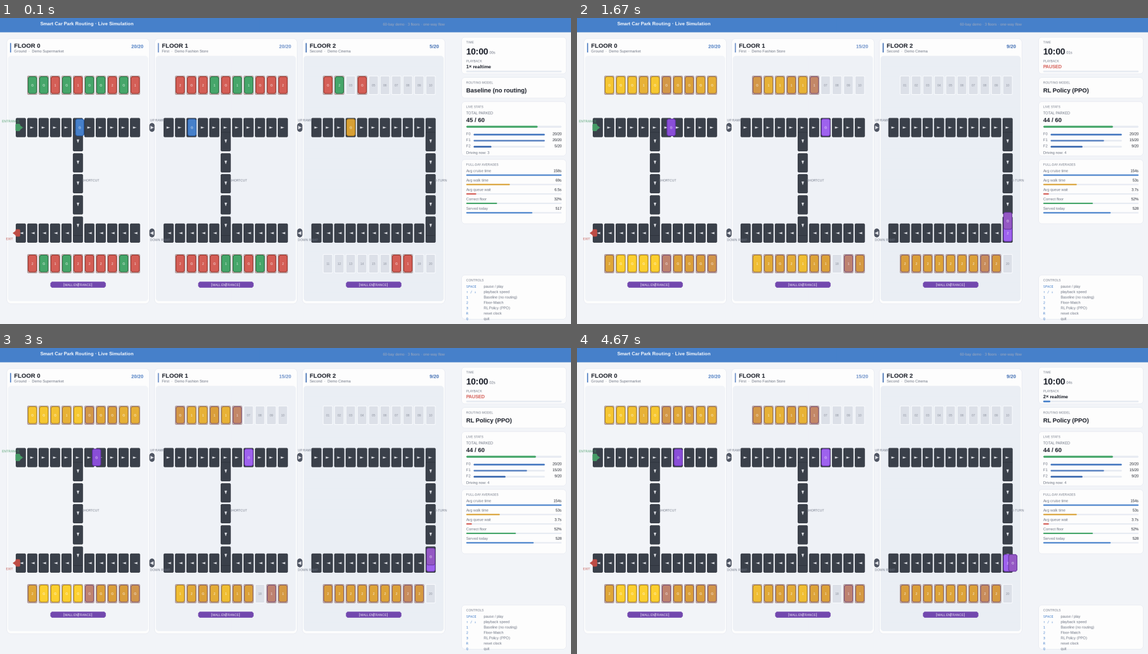
Above: before the commit, frames 1-4 (two rows, left to right).
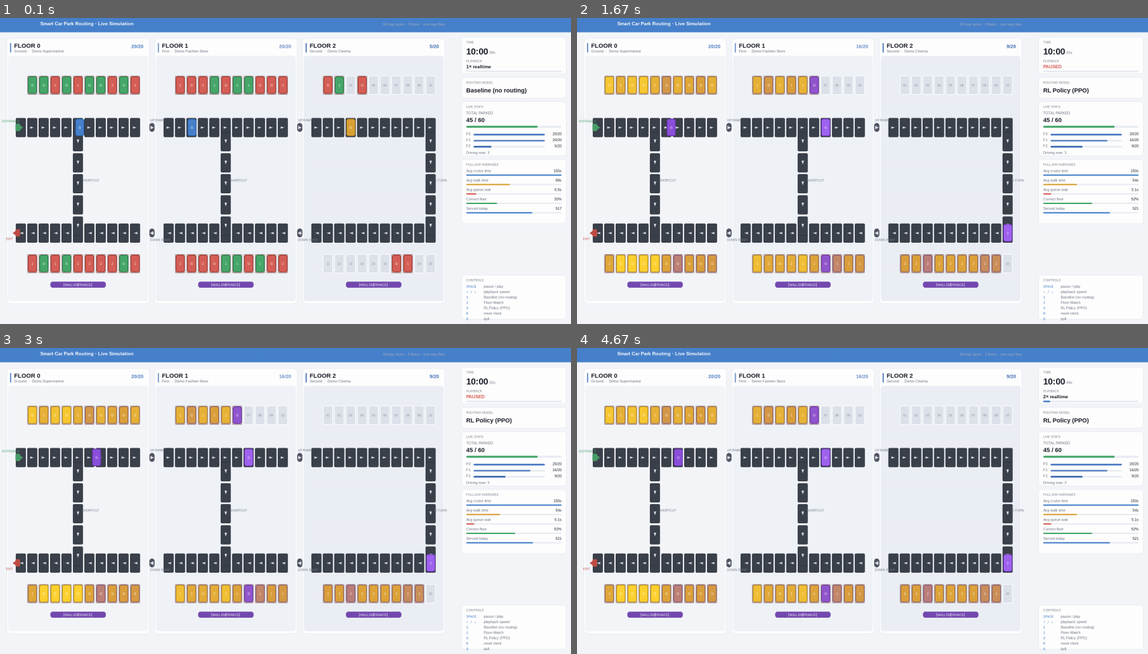
Above: after the commit, the same moments.

Repository: BVarvill/wpark-smart-routing
Game: pygame game, started from simulation/demo_pygame.py
The game is run twice, just before and just after one commit, with the same random seed, the same clock (stepped at 60 frames per second) and the same inputs.
Inputs:
- Up to frame 1 (0.1 s): no input
- Up to frame 2 (1.67 s): hold Up 0.33-0.8 s; tap 3 at 0.83, 1.32 s; hold Down 1.17-1.47 s; tap Space at 1.23, 1.57 s; hold Up from 1.5 s (still down)
- Up to frame 3 (3 s): release Up at 1.87 s; hold Down 1.9-2.27 s; tap Space at 1.97, 2.37, 2.7 s; tap 2 at 2.05 s; hold Up 2.3-2.6 s; tap 3 at 2.45 s; hold Down 2.63-2.93 s; hold Up from 2.97 s (still down)
- Up to frame 4 (4.67 s): tap Space at 3.03, 3.43, 3.83, 4.17, 4.5 s; tap 2 at 3.12, 4.25 s; release Up at 3.33 s; hold Down 3.37-3.73 s; tap 3 at 3.52, 4.58 s; hold Up 3.77-4.07 s; hold Down 4.1-4.4 s; hold Up from 4.43 s (still down)

The runs differ from the first frame. In frame 1, less than 0.1% of the frame differs, in the area x 97-98%, y 49-51%; in frame 2, 1.0%; in frame 3, 1.0%; in frame 4, 1.0%, in the area x 6-99%, y 8-84%.

Commit message:
Fix cellular path bugs; deduplicate demo/scaled path builders
Two physics bugs found while writing invariant tests: floor-2 cars
re-traversed the whole TOP_F2 lane on exit (duplicate extend after
the bay-to-east cells), and the 60-bay demo omitted the per-floor
ramp length that the scaled builder included, understating
upper-floor cruise times. The demo path builders are now thin
wrappers over the parametric scaled ones instead of ~200 duplicated
lines. Also removes unused back-compat aliases.

Diff:
--- a/simulation/carpark.py
+++ b/simulation/carpark.py
@@ -237,7 +237,6 @@
 #   DOWN — near the exit, used when driving DOWN to leave from floors 1-2
 UP_RAMP_XY   = (72, 92)       # up-ramp slightly away from the entrance
 DOWN_RAMP_XY = (25, 48)       # down-ramp close to the exit
-RAMP_XY      = UP_RAMP_XY     # backward-compat alias (old code referenced RAMP_XY)
 
 # ── Physics constants ───────────────────────────────────────────────────────
 # These are THE numbers the whole simulation is built on. Everything else
@@ -561,9 +560,6 @@
 
     return CarPark(name="WPark Car Park A", floors=floors)
 
-
-# Backward-compat alias
-build_baker_street_carpark = build_carpark
 
 
 # ═══════════════════════════════════════════════════════════════════════════
@@ -630,23 +626,6 @@
 DEMO_SHOP_EXIT_XY   = (50, 3)      # mall entrance — south-centre of each grid
 DEMO_STAIRS_XY      = (50, 3)      # stairs next to mall entrance
 
-# ── Backwards-compat aliases (for old render code that imports them) ──
-# These are no longer used by the main pygame renderer but exist so
-# older imports don't crash.
-DEMO_UP_RAMP_XY     = (DEMO_EAST_X, DEMO_TOP_PATH_Y)
-DEMO_UP_RAMP_Y_LO   = DEMO_BOTTOM_PATH_Y
-DEMO_UP_RAMP_Y_HI   = DEMO_TOP_PATH_Y
-DEMO_DOWN_RAMP_XY   = (DEMO_SHORTCUT_X, DEMO_BOTTOM_PATH_Y)
-DEMO_DOWN_RAMP_Y_LEN = 8
-DEMO_LANE_TOP_Y     = DEMO_TOP_PATH_Y
-DEMO_LANE_BOT_Y     = DEMO_BOTTOM_PATH_Y
-DEMO_LANE_RIGHT_X   = DEMO_EAST_X
-DEMO_RAMP_RADIUS    = 5.0
-DEMO_RAMP_NORTH_POLE = (DEMO_EAST_X, DEMO_TOP_PATH_Y)
-DEMO_RAMP_STUB_X    = DEMO_EAST_X
-DEMO_WEST_CONN_X    = DEMO_WEST_X
-DEMO_EAST_CONN_X    = DEMO_EAST_X
-
 # ─── Lane segments (Option A queuing) ────────────────────────────────────
 # Passage times are the minimum time (seconds) a car occupies each segment
 # when the segment is clear.  Derived from physical length / CAR_SPEED_MPS.
@@ -724,118 +703,20 @@
 
 def _demo_entry_cells(row: str, floor: int, bay_cell_idx: int,
                       lanes: Dict[str, Lane]) -> List[LaneCell]:
-    """Pre-compute the full cell path a car takes to reach this bay.
-
-    Starts at TOP_F0 cell 0 (entry) and ends at the bay's approach cell.
-    """
-    path: List[LaneCell] = []
-    if row == "TOP":
-        # Drive east on TOP of each floor until the destination floor,
-        # then stop at the bay's approach cell.
-        for fl in range(floor + 1):
-            top = lanes[f"TOP_F{fl}"]
-            if fl < floor:
-                path.extend(top.cells)           # full lane traversal
-            else:
-                path.extend(top.cells[:bay_cell_idx + 1])
-        return path
-
-    # BOT row — two routes: shortcut or F2 U-turn
-    use_shortcut = (floor < 2
-                    and bay_cell_idx >= DEMO_SHORTCUT_CELL_IDX)
-    # bay_cell_idx is on BOT (east-to-west indexing), so >= 5 means west of x=50
-
-    if use_shortcut:
-        # TOP_F0 → ... → TOP_Ffloor[0..5] → SHORTCUT_Ffloor → BOT_Ffloor[5..bay]
-        for fl in range(floor + 1):
-            top = lanes[f"TOP_F{fl}"]
-            if fl < floor:
-                path.extend(top.cells)
-            else:
-                path.extend(top.cells[:DEMO_SHORTCUT_CELL_IDX + 1])
-        path.extend(lanes[f"SHORTCUT_F{floor}"].cells)
-        bot = lanes[f"BOT_F{floor}"]
-        # Arrives at BOT cell 5 (x=50) — the shortcut-bottom junction
-        for i in range(DEMO_SHORTCUT_CELL_IDX, bay_cell_idx + 1):
-            path.append(bot.cells[i])
-        return path
-
-    # U-turn route: full TOP traversal across all 3 floors, UTURN_F2,
-    # BOT traversal from F2 west back to destination floor.
-    for fl in range(3):
-        path.extend(lanes[f"TOP_F{fl}"].cells)
-    path.extend(lanes["UTURN_F2"].cells)
-    # BOT_F2 starts at cell 0 (x=95, east end)
-    bot2 = lanes["BOT_F2"]
-    if floor == 2:
-        for i in range(bay_cell_idx + 1):
-            path.append(bot2.cells[i])
-        return path
-    path.extend(bot2.cells)   # full F2 traversal
-    bot1 = lanes["BOT_F1"]
-    if floor == 1:
-        for i in range(bay_cell_idx + 1):
-            path.append(bot1.cells[i])
-        return path
-    path.extend(bot1.cells)
-    bot0 = lanes["BOT_F0"]
-    for i in range(bay_cell_idx + 1):
-        path.append(bot0.cells[i])
-    return path
+    """Full cell path from TOP_F0 cell 0 (entry) to the bay's approach cell.
+    The 60-bay demo is the scaled layout with 10 bays/row and the
+    shortcut at the midpoint cell."""
+    return _scaled_entry_cells(row, floor, bay_cell_idx, lanes,
+                               DEMO_SHORTCUT_CELL_IDX, 10)
 
 
 def _demo_exit_cells(row: str, floor: int, bay_cell_idx: int,
                      lanes: Dict[str, Lane]) -> List[LaneCell]:
-    """Pre-compute the full cell path from the bay's approach cell to USCITA.
-    The first cell in the list IS the approach cell (the car's current
-    position when it starts exiting)."""
-    path: List[LaneCell] = []
-
-    if row == "TOP":
-        top = lanes[f"TOP_F{floor}"]
-        if floor < 2 and bay_cell_idx <= DEMO_SHORTCUT_CELL_IDX:
-            # Use this floor's shortcut — drive east from bay cell to cell 5
-            for i in range(bay_cell_idx, DEMO_SHORTCUT_CELL_IDX + 1):
-                path.append(top.cells[i])
-            path.extend(lanes[f"SHORTCUT_F{floor}"].cells)
-            # BOT_Ffloor from cell 5 west to cell 10
-            bot = lanes[f"BOT_F{floor}"]
-            for i in range(DEMO_SHORTCUT_CELL_IDX, len(bot.cells)):
-                path.append(bot.cells[i])
-            # Bridges down to F0
-            for fl in range(floor - 1, -1, -1):
-                path.extend(lanes[f"BOT_F{fl}"].cells)
-            return path
-        # Must go east to next floor's shortcut or F2 U-turn
-        for i in range(bay_cell_idx, len(top.cells)):
-            path.append(top.cells[i])
-        nf = floor + 1
-        while nf < 2:
-            nf_top = lanes[f"TOP_F{nf}"]
-            for i in range(DEMO_SHORTCUT_CELL_IDX + 1):
-                path.append(nf_top.cells[i])
-            path.extend(lanes[f"SHORTCUT_F{nf}"].cells)
-            bot_nf = lanes[f"BOT_F{nf}"]
-            for i in range(DEMO_SHORTCUT_CELL_IDX, len(bot_nf.cells)):
-                path.append(bot_nf.cells[i])
-            for fl in range(nf - 1, -1, -1):
-                path.extend(lanes[f"BOT_F{fl}"].cells)
-            return path
-        # nf == 2, use U-turn
-        path.extend(lanes["TOP_F2"].cells)
-        path.extend(lanes["UTURN_F2"].cells)
-        path.extend(lanes["BOT_F2"].cells)
-        path.extend(lanes["BOT_F1"].cells)
-        path.extend(lanes["BOT_F0"].cells)
-        return path
-
-    # BOT row — just drive west from bay cell to west end, then bridges to F0
-    bot = lanes[f"BOT_F{floor}"]
-    for i in range(bay_cell_idx, len(bot.cells)):
-        path.append(bot.cells[i])
-    for fl in range(floor - 1, -1, -1):
-        path.extend(lanes[f"BOT_F{fl}"].cells)
-    return path
+    """Full cell path from the bay's approach cell to USCITA.  The first
+    cell in the list IS the approach cell (the car's position when it
+    starts exiting)."""
+    return _scaled_exit_cells(row, floor, bay_cell_idx, lanes,
+                              DEMO_SHORTCUT_CELL_IDX, 10)
 
 
 DEMO_LANE_SEGMENTS: Dict[str, LaneSegment] = {
@@ -995,10 +876,12 @@
         entry_cells = _demo_entry_cells(row_id, floor_level, cell_idx, lanes)
         exit_cells  = _demo_exit_cells(row_id,  floor_level, cell_idx, lanes)
 
-        # Distances derived from cell count (one cell ≈ 9u ≈ 5.85m)
+        # Distances derived from cell count (one cell ≈ 9u ≈ 5.85m),
+        # plus the physical ramp length for each floor above ground —
+        # the bridges between floors are not represented as cells.
         CELL_METRES = DEMO_CELL_STEP * METRES_PER_UNIT
-        drive_in  = len(entry_cells) * CELL_METRES
-        drive_out = len(exit_cells)  * CELL_METRES
+        drive_in  = len(entry_cells) * CELL_METRES + floor_ramp
+        drive_out = len(exit_cells)  * CELL_METRES + floor_ramp
         d_shops = _dist((x, y), DEMO_SHOP_EXIT_XY) * METRES_PER_UNIT
         cruise_in_s  = drive_in  / CAR_SPEED_MPS + PARK_MANEUVER_SECONDS
         cruise_out_s = drive_out / CAR_SPEED_MPS + UNPARK_MANEUVER_SECONDS
@@ -1066,7 +949,6 @@
         floors.append(Floor(level=level, name=name, bays=bays, shops=shops, capacity=len(bays)))
     cp = CarPark(name="WPark Demo Garage (60 bays)", floors=floors)
     cp.lanes = lanes      # stored on the car park for engine/renderer access
-    cp.is_demo = True
     return cp
 
 
@@ -1222,11 +1104,12 @@
     total = sum(f.capacity for f in floors)
     cp = CarPark(name=f"WPark Scaled ({total} bays)", floors=floors)
     cp.lanes = lanes
-    cp.is_demo = True
     return cp
 
 
-def _scaled_entry_cells(row, floor, cell_idx, lanes, shortcut_idx, n_bays):
+def _scaled_entry_cells(row: str, floor: int, cell_idx: int,
+                        lanes: Dict[str, Lane],
+                        shortcut_idx: int, n_bays: int) -> List[LaneCell]:
     """Same logic as _demo_entry_cells but with parametric shortcut/uturn."""
     path: List[LaneCell] = []
     if row == "TOP":
@@ -1273,7 +1156,9 @@
     return path
 
 
-def _scaled_exit_cells(row, floor, cell_idx, lanes, shortcut_idx, n_bays):
+def _scaled_exit_cells(row: str, floor: int, cell_idx: int,
+                       lanes: Dict[str, Lane],
+                       shortcut_idx: int, n_bays: int) -> List[LaneCell]:
     """Same logic as _demo_exit_cells but parametric."""
     path: List[LaneCell] = []
     if row == "TOP":
@@ -1291,7 +1176,7 @@
         for i in range(cell_idx, len(top.cells)):
             path.append(top.cells[i])
         nf = floor + 1
-        while nf < 2:
+        if nf < 2:
             nf_top = lanes[f"TOP_F{nf}"]
             for i in range(shortcut_idx + 1):
                 path.append(nf_top.cells[i])
@@ -1302,7 +1187,11 @@
             for fl in range(nf - 1, -1, -1):
                 path.extend(lanes[f"BOT_F{fl}"].cells)
             return path
-        path.extend(lanes["TOP_F2"].cells)
+        # F2 U-turn route.  A car that started BELOW F2 arrives over the
+        # bridge and traverses the whole of TOP_F2; a car already ON F2
+        # has its remaining TOP_F2 cells in the path from the loop above.
+        if floor < 2:
+            path.extend(lanes["TOP_F2"].cells)
         path.extend(lanes["UTURN_F2"].cells)
         path.extend(lanes["BOT_F2"].cells)
         path.extend(lanes["BOT_F1"].cells)
